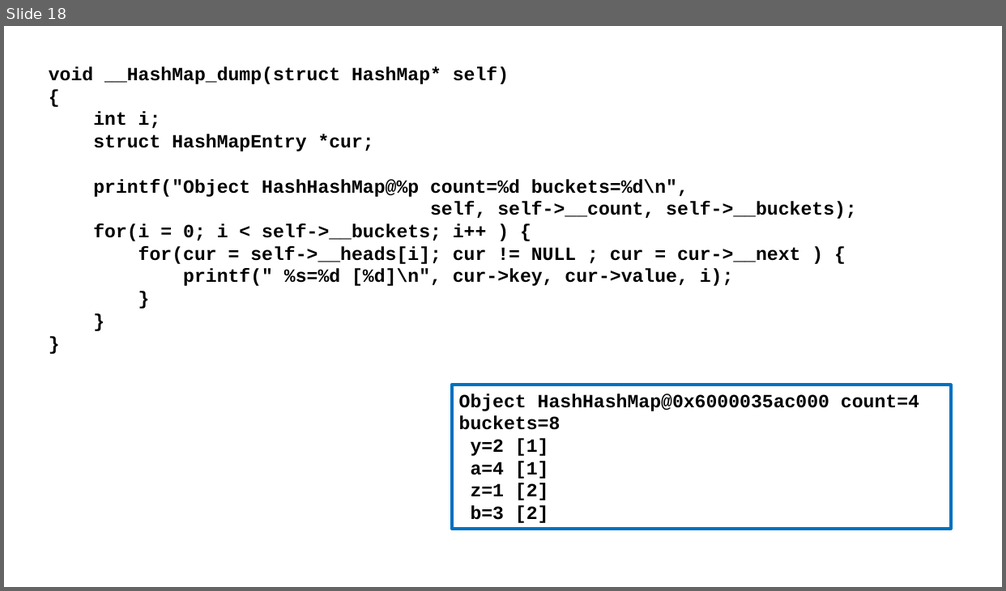
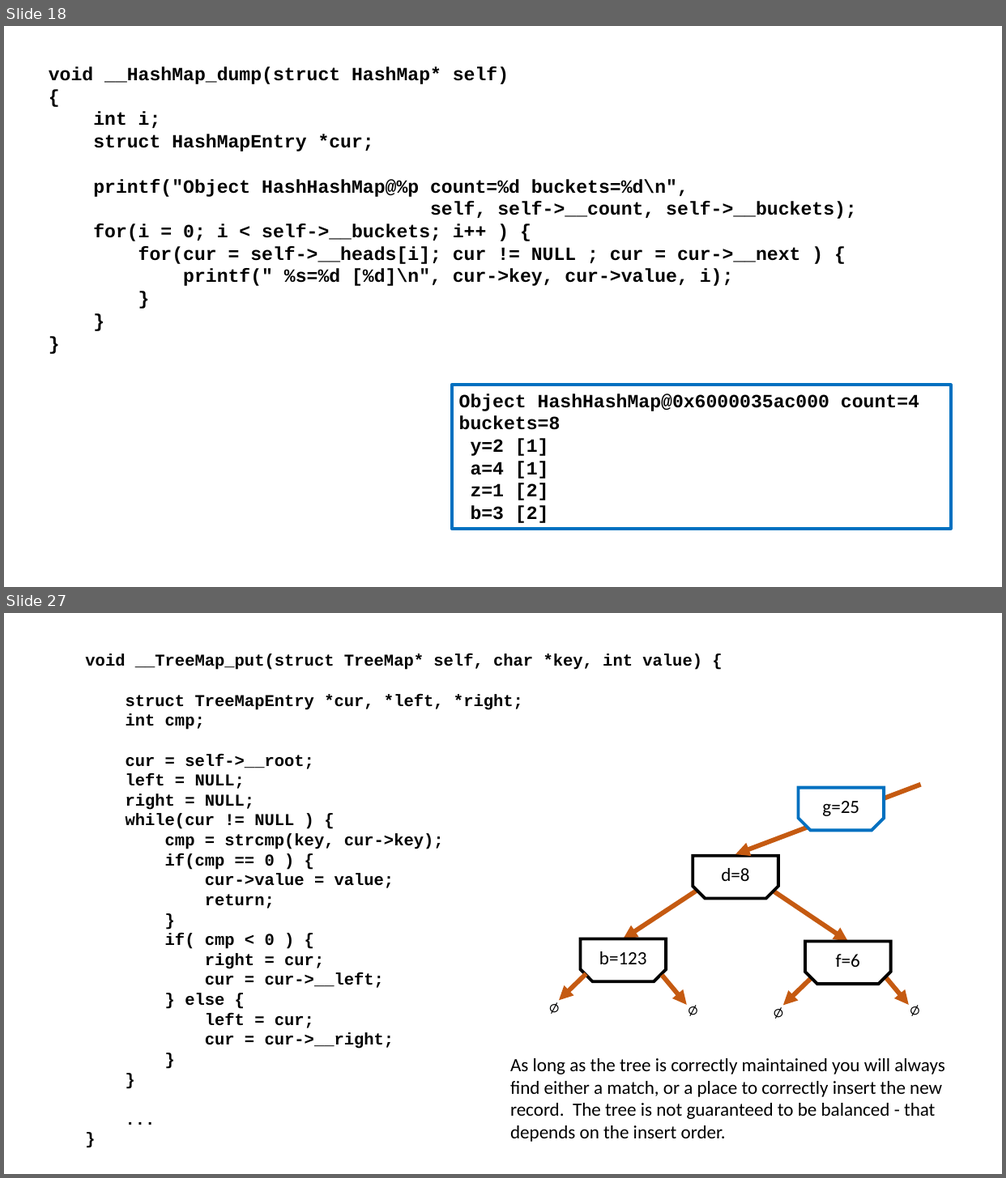
Before and after one commit to csev/cc4e, a slide deck: lectures/CC-05-Trees-Hash.pptx. Shown one above the other, each under a label of ours: slide 18 before the commit, slides 18 and 27 after it; the slides between them are not shown. The pictures are 1006x591 and 1006x1178 pixels, drawn with LibreOffice and Linux fonts; fonts in the diff are those of the drawing. Boxes give left, top, right and bottom in pixels: in the first picture for what was removed or moved away, otherwise in the second. Text is boxed around its words. In the diff, an @@ line names an element or a change of style, - is before the commit and + after.

```diff
--- a/lectures/CC-05-Trees-Hash.pptx
+++ b/lectures/CC-05-Trees-Hash.pptx
@@ slide 27 added at <box>4,613,1002,1174</box>, background #FFFFFF @@
@@ text added at <box>85,654,702,1049</box>, 16 pt, text #000000, bold @@
+void __TreeMap_put(struct TreeMap* self, char *key, int value) {
+struct TreeMapEntry *cur, *left, *right;
+int cmp;
+cur = self->__root;
+left = NULL;
+right = NULL;
+while(cur != NULL ) {
+cmp = strcmp(key, cur->key);
+if(cmp == 0 ) {
+cur->value = value;
+return;
+}
+if( cmp < 0 ) {
+right = cur;
+cur = cur->__left;
+} else {
+left = cur;
+cur = cur->__right;
+}
+}
+...
+}
@@ arrow added from (921, 785) to (735, 855), #C55A11 4.5 pt @@
@@ snip same rect added at <box>799,787,884,830</box>, fill #FFFFFF, outline #0070C0 3 pt, 18 pt, text #000000 @@
+g=25
@@ snip same rect added at <box>692,855,778,898</box>, fill #FFFFFF, outline #000000 3 pt, 18 pt, text #000000 @@
+d=8
@@ arrow added from (697, 891) to (623, 939), #C55A11 4.5 pt @@
@@ arrow added from (773, 891) to (849, 942), #C55A11 4.5 pt @@
@@ snip same rect added at <box>581,939,666,982</box>, fill #FFFFFF, outline #000000 3 pt, 18 pt, text #000000 @@
+b=123
@@ snip same rect added at <box>805,942,890,984</box>, fill #FFFFFF, outline #000000 3 pt, 18 pt, text #000000 @@
+f=6
@@ arrow added from (586, 973) to (559, 1001), #C55A11 4.5 pt @@
@@ arrow added from (662, 975) to (687, 1005), #C55A11 4.5 pt @@
@@ arrow added from (884, 975) to (909, 1005), #C55A11 4.5 pt @@
@@ text added at <box>542,990,566,1022</box>, 18 pt, text #000000 @@
+∅
@@ text added at <box>680,992,705,1024</box>, 18 pt, text #000000 @@
+∅
@@ text added at <box>765,994,790,1026</box>, 18 pt, text #000000 @@
+∅
@@ arrow added from (810, 979) to (783, 1005), #C55A11 4.5 pt @@
@@ text added at <box>902,992,927,1024</box>, 18 pt, text #000000 @@
+∅
@@ text added at <box>510,1059,944,1142</box>, 18 pt, text #000000 @@
+As long as the tree is correctly maintained you will always find either a match, or a place to correctly insert the new record. The tree is not guaranteed to be balanced - that depends on the insert order.
```
Also in this commit, not shown: 2 slides changed, 14 other slides added, 1 slide removed, 1 other file.
